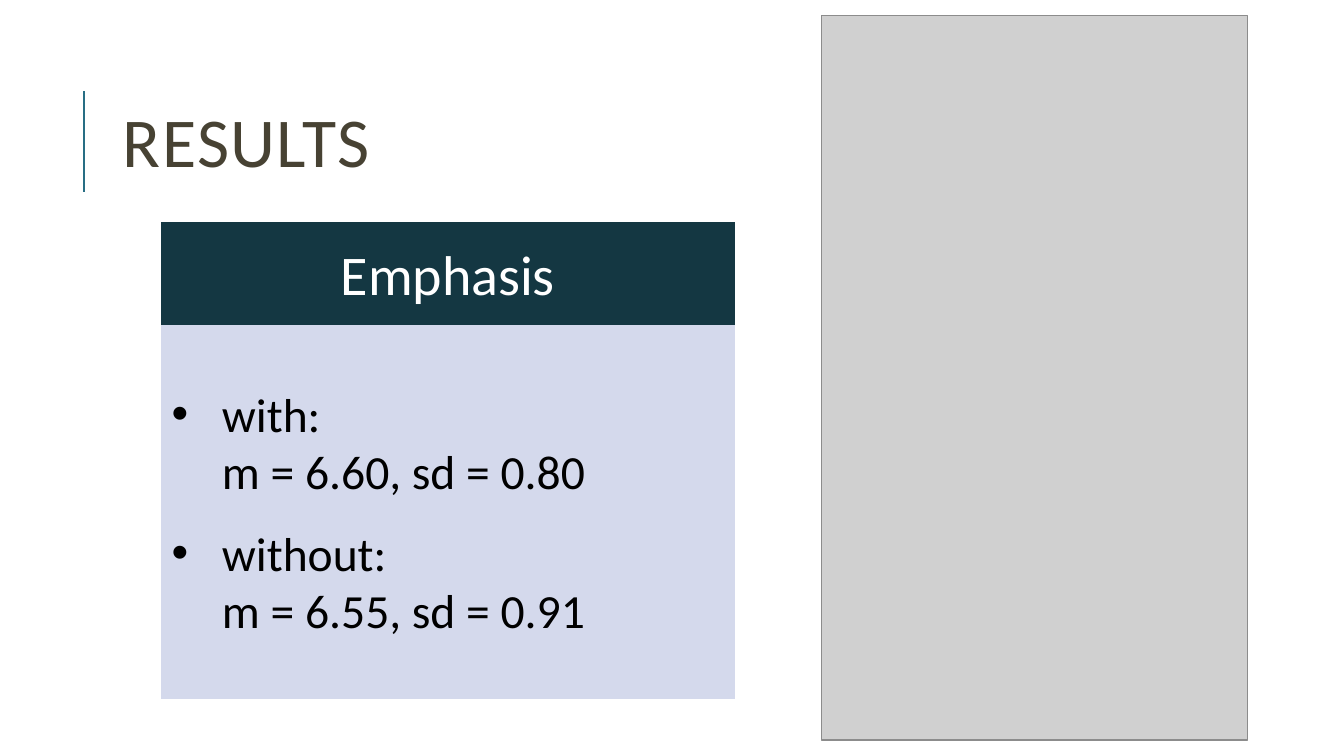
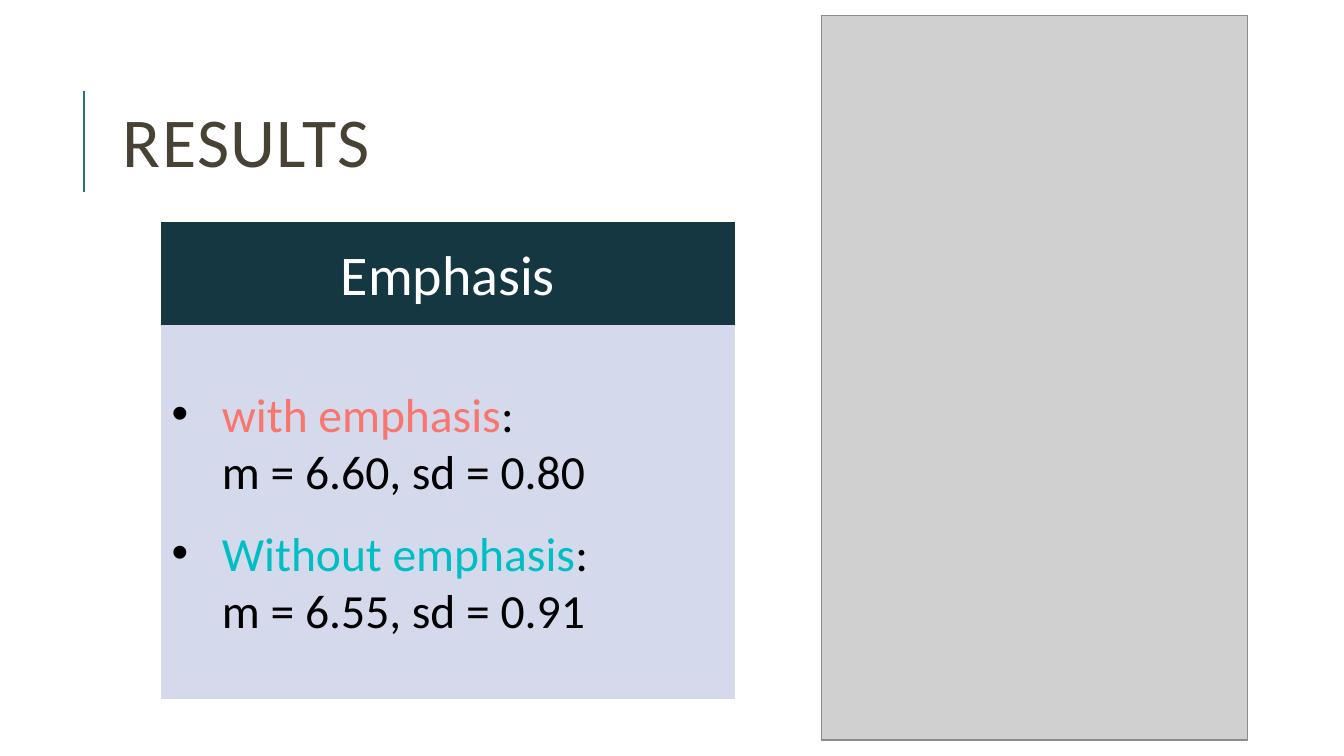
Before and after one commit to miriamschiele/MA, a slide deck: slide 26 of presentation/Miriam Schiele, MA presentation.pptx (slide 39 before the commit). Drawn at 1344x756 pixels with LibreOffice and Linux fonts; fonts in the diff are those of the drawing; grey boxes stand for pictures. Boxes give left, top, right and bottom in pixels: in the first picture for what was removed or moved away, otherwise in the second. Text is boxed around its words. In the diff, an @@ line names an element or a change of style, - is before the commit and + after.

```diff
--- a/presentation/Miriam Schiele, MA presentation.pptx
+++ b/presentation/Miriam Schiele, MA presentation.pptx
@@ text in rectangle at (222,399,588,634): text changed @@
-• with:
-  m = 6.60, sd = 0.80
-• without:
-  m = 6.55, sd = 0.91
+• with emphasis:
+  m = 6.60, sd = 0.80
+• Without emphasis:
+  m = 6.55, sd = 0.91
```
Also in this commit, not shown: 17 other slides changed, 12 slides added, 14 slides removed, 3 other files.
